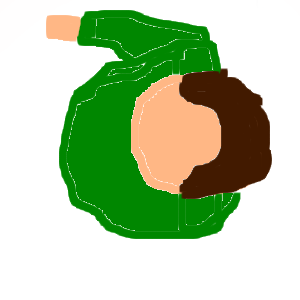
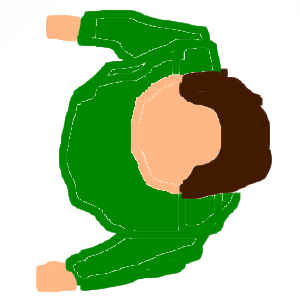
Revision of a layered 300x300 image; what changed, layer by layer:
painted on "manWithKnife.png" over (36, 228, 210, 292)
